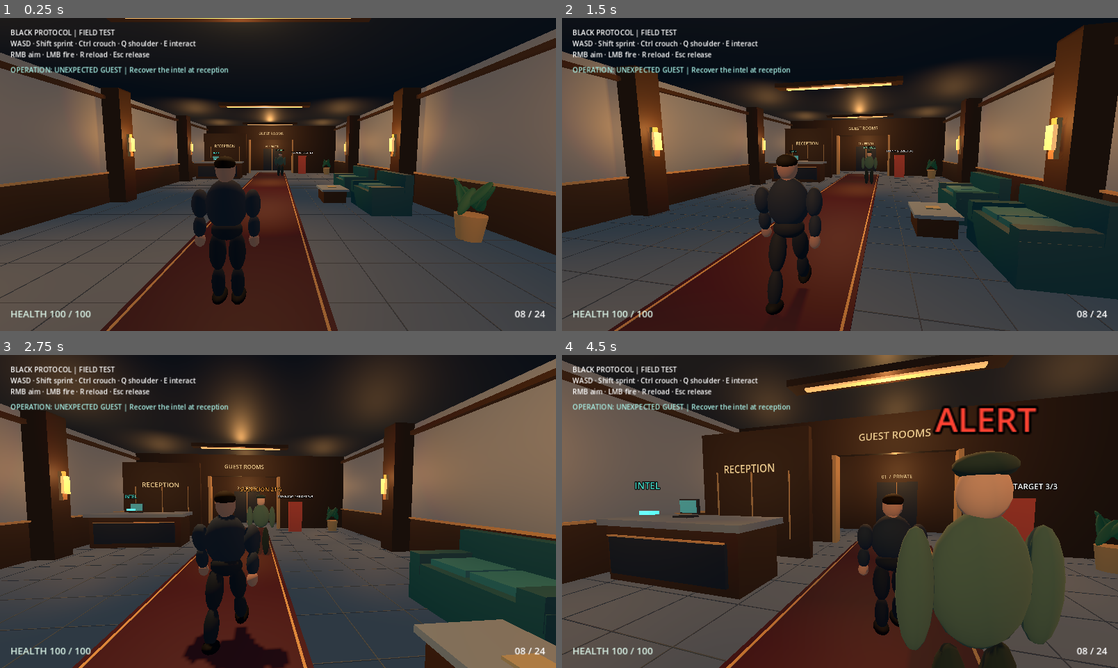
Above: before the commit, frames 1-4 (two rows, left to right).
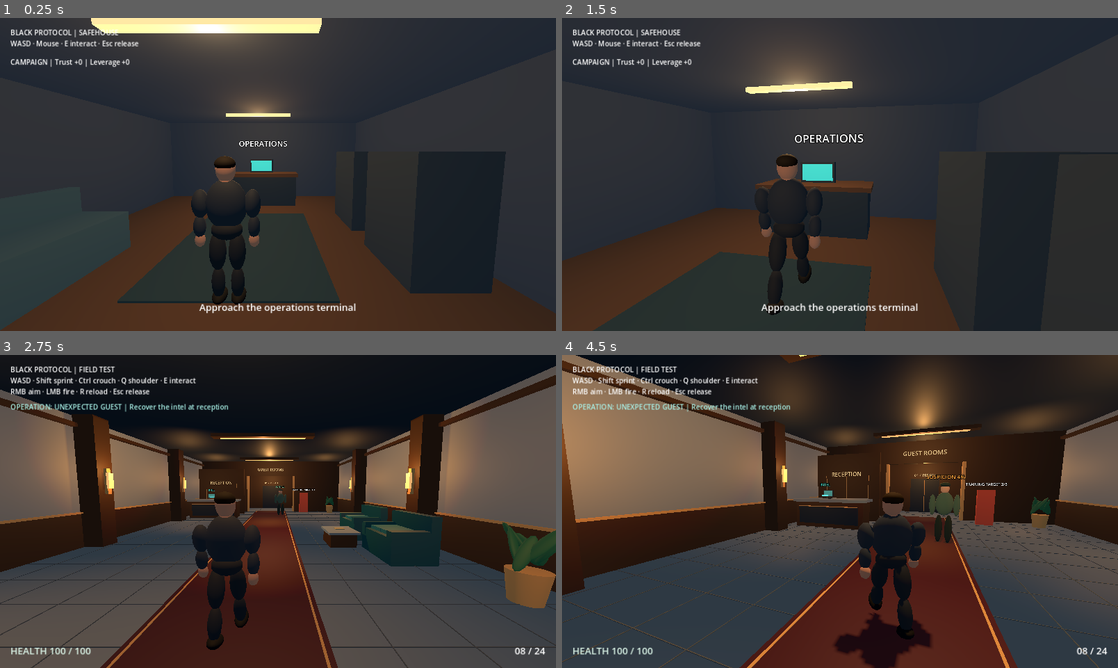
Above: after the commit, the same moments.

Repository: evilsysadmin/ShadowOps-black-protocol
Game: Godot game, scene res://scenes/safehouse.tscn
Same seed, same stepped clock (60 frames per second), same inputs: the game is played once before the commit and once after it. Before the commit the project starts from res://scenes/hotel.tscn.
Inputs (mouse positions are in pixels of both pictures, inside the frame that each line leads up to):
- Up to frame 1 (0.25 s): no input
- Up to frame 2 (1.5 s): tap Enter at 0.5 s; move the mouse to (867, 174) at 0.52 s; hold W from 0.53 s (still down); tap R at 0.6 s; click (867, 174) at 0.67 s; tap E at 0.8, 1.35 s; move the mouse to (812, 174) at 1.27 s; click (812, 174) at 1.42 s
- Up to frame 3 (2.75 s): keep holding W; tap R at 1.55, 2.1 s; move the mouse to (289, 505) at 2.02 s; click (289, 505) at 2.17 s; tap E at 2.3 s
- Up to frame 4 (4.5 s): keep holding W; move the mouse to (834, 517) at 2.77 s; tap E at 2.85, 3.8 s; click (834, 517) at 2.92 s; tap R at 3.05 s; move the mouse to (878, 514) at 3.52 s; tap Q at 3.6 s; click (878, 514) at 3.67 s; move the mouse to (795, 508) at 4.27 s; tap Ctrl at 4.35 s; click (795, 508) at 4.42 s

The runs differ from the first frame. In frame 1, 87% of the frame differs, in the area x 0-100%, y 0-100%; in frame 2, 87%; in frame 3, 60%; in frame 4, 61%.

Commit message:
feat: walkable safehouse and deployment loop

Diff:
--- a/project.godot
+++ b/project.godot
@@ -3,7 +3,7 @@
 
 [application]
 config/name="ShadowOps: Black Protocol"
-run/main_scene="res://scenes/hotel.tscn"
+run/main_scene="res://scenes/safehouse.tscn"
 
 [autoload]
 Campaign="*res://scripts/campaign.gd"
--- /dev/null
+++ b/scenes/safehouse.tscn
@@ -0,0 +1,6 @@
+[gd_scene load_steps=2 format=3]
+
+[ext_resource type="Script" path="res://scripts/safehouse.gd" id="1"]
+
+[node name="Safehouse" type="Node3D"]
+script = ExtResource("1")
--- a/scripts/agent.gd
+++ b/scripts/agent.gd
@@ -16,6 +16,7 @@
 var stride := 0.0
 var shoulder := 1.0
 var controls_enabled := true
+var field_mode := true
 var combat: Node
 var aiming := false
 var boom: SpringArm3D
@@ -68,14 +69,18 @@
 	camera.fov = 70.0
 	camera.current = true
 	boom.add_child(camera)
-	combat = Node.new()
-	combat.set_script(preload("res://scripts/combat.gd"))
-	add_child(combat)
+	if field_mode:
+		combat = Node.new()
+		combat.set_script(preload("res://scripts/combat.gd"))
+		add_child(combat)
 	var hud := CanvasLayer.new()
 	add_child(hud)
 	var label := Label.new()
 	label.position = Vector2(24, 22)
 	label.text = "BLACK PROTOCOL | FIELD TEST\nWASD · Shift sprint · Ctrl crouch · Q shoulder · E interact\nRMB aim · LMB fire · R reload · Esc release"
+	if not field_mode:
+		label.text = "BLACK PROTOCOL | SAFEHOUSE\nWASD · Mouse · E interact · Esc release"
+	label.mouse_filter = Control.MOUSE_FILTER_IGNORE
 	hud.add_child(label)
 	health_label = Label.new()
 	health_label.mouse_filter = Control.MOUSE_FILTER_IGNORE
@@ -87,6 +92,7 @@
 	health_label.offset_right = 220
 	health_label.add_theme_font_size_override("font_size", 22)
 	refresh_health()
+	health_label.visible = field_mode
 	damage_overlay = ColorRect.new()
 	damage_overlay.color = Color(0.75, 0.08, 0.06, 0.0)
 	damage_overlay.mouse_filter = Control.MOUSE_FILTER_IGNORE
@@ -139,14 +145,14 @@
 	if event is InputEventKey and event.pressed and not event.echo:
 		if event.keycode == KEY_ESCAPE:
 			Input.mouse_mode = Input.MOUSE_MODE_VISIBLE
-		elif event.physical_keycode == KEY_R and Input.mouse_mode == Input.MOUSE_MODE_CAPTURED:
+		elif field_mode and event.physical_keycode == KEY_R and Input.mouse_mode == Input.MOUSE_MODE_CAPTURED:
 			combat.request_reload()
 		elif event.physical_keycode == KEY_Q:
 			shoulder *= -1.0
 	elif event is InputEventMouseButton and event.pressed and event.button_index == MOUSE_BUTTON_LEFT:
 		if Input.mouse_mode != Input.MOUSE_MODE_CAPTURED:
 			Input.mouse_mode = Input.MOUSE_MODE_CAPTURED
-		elif aiming:
+		elif field_mode and aiming:
 			combat.request_shot()
 	elif event is InputEventMouseMotion and Input.mouse_mode == Input.MOUSE_MODE_CAPTURED:
 		rotate_y(-event.relative.x * SENSITIVITY)
@@ -156,7 +162,7 @@
 	damage_flash = move_toward(damage_flash, 0.0, delta * 1.8)
 	damage_overlay.color.a = damage_flash
 	var axes := Vector2.ZERO
-	aiming = controls_enabled and Input.mouse_mode == Input.MOUSE_MODE_CAPTURED and Input.is_mouse_button_pressed(MOUSE_BUTTON_RIGHT)
+	aiming = field_mode and controls_enabled and Input.mouse_mode == Input.MOUSE_MODE_CAPTURED and Input.is_mouse_button_pressed(MOUSE_BUTTON_RIGHT)
 	if controls_enabled and Input.mouse_mode == Input.MOUSE_MODE_CAPTURED:
 		axes = Vector2(
 			float(Input.is_physical_key_pressed(KEY_D) or Input.is_physical_key_pressed(KEY_RIGHT)) - float(Input.is_physical_key_pressed(KEY_A) or Input.is_physical_key_pressed(KEY_LEFT)),
@@ -216,7 +222,7 @@
 	return get_world_3d().direct_space_state.intersect_shape(query, 1).is_empty()
 
 func receive_damage(amount: int) -> void:
-	if not controls_enabled or amount <= 0:
+	if not field_mode or not controls_enabled or amount <= 0:
 		return
 	health = maxi(0, health - amount)
 	damage_flash = 0.30
--- a/scripts/mission.gd
+++ b/scripts/mission.gd
@@ -109,7 +109,7 @@
 			refresh_objective()
 			return
 	if event.physical_keycode == KEY_R and (stage == Stage.COMPLETE or stage == Stage.FAILED):
-		get_tree().reload_current_scene()
+		get_tree().change_scene_to_file("res://scenes/safehouse.tscn")
 	elif event.physical_keycode == KEY_E and Input.mouse_mode == Input.MOUSE_MODE_CAPTURED:
 		interact_requested = true
 
@@ -200,7 +200,7 @@
 			elif not Campaign.specialization.is_empty():
 				decision_label.text += "\nSpecialization: " + Campaign.specialization.capitalize() + " (active next deployment)"
 			decision_label.show()
-			prompt.text = "Mission complete — press R to replay"
+			prompt.text = "Mission complete — press R to return to safehouse"
 		Stage.FAILED:
 			objective.text = "OPERATION FAILED | Agent incapacitated"
-			prompt.text = "Compromised — press R to retry"
+			prompt.text = "Compromised — press R to return to safehouse"
--- /dev/null
+++ b/scripts/safehouse.gd
@@ -0,0 +1,111 @@
+extends Node3D
+
+const TERMINAL := Vector3(0, 1.25, -3.0)
+const WALL := Color(0.19, 0.22, 0.25)
+const WOOD := Color(0.29, 0.19, 0.13)
+const METAL := Color(0.13, 0.17, 0.19)
+var player: CharacterBody3D
+var prompt: Label
+var requested := false
+
+func _ready() -> void:
+	var world := WorldEnvironment.new()
+	world.environment = Environment.new()
+	world.environment.background_mode = Environment.BG_COLOR
+	world.environment.background_color = Color(0.06, 0.08, 0.11)
+	world.environment.ambient_light_source = Environment.AMBIENT_SOURCE_COLOR
+	world.environment.ambient_light_color = Color(0.66, 0.76, 0.88)
+	world.environment.ambient_light_energy = 0.8
+	add_child(world)
+	block(Vector3(0, -0.15, 0), Vector3(8, 0.3, 10), WOOD)
+	block(Vector3(0, 3.2, 0), Vector3(8, 0.2, 10), WALL)
+	for side in [-1.0, 1.0]:
+		block(Vector3(side * 4, 1.6, 0), Vector3(0.2, 3.2, 10), WALL)
+		block(Vector3(0, 1.6, side * 5), Vector3(8, 3.2, 0.2), WALL)
+	block(Vector3(0, 0.52, -3.65), Vector3(2.5, 1.04, 0.95), METAL)
+	block(Vector3(0, 1.08, -3.65), Vector3(2.65, 0.10, 1.05), WOOD)
+	block(Vector3(0, 1.38, -3.75), Vector3(0.85, 0.5, 0.12), METAL, false)
+	block(Vector3(0, 1.38, -3.68), Vector3(0.75, 0.4, 0.02), Color(0.18, 0.65, 0.62), false, true)
+	block(Vector3(-2.9, 0.36, 1.5), Vector3(1.1, 0.72, 2.4), Color(0.18, 0.27, 0.28))
+	block(Vector3(-3.38, 0.86, 1.5), Vector3(0.22, 0.7, 2.4), Color(0.18, 0.27, 0.28))
+	block(Vector3(2.95, 0.95, -1.4), Vector3(1.1, 1.9, 1.6), METAL)
+	block(Vector3(2.95, 0.95, 1.0), Vector3(1.1, 1.9, 1.6), METAL)
+	block(Vector3(0, 0.02, 0), Vector3(2.8, 0.03, 4.0), Color(0.11, 0.19, 0.20), false)
+	for z in [-2.5, 2.5]:
+		var light := OmniLight3D.new()
+		light.position = Vector3(0, 2.85, z)
+		light.light_color = Color(1.0, 0.78, 0.52)
+		light.light_energy = 2.1
+		light.omni_range = 7.0
+		add_child(light)
+		block(Vector3(0, 3.04, z), Vector3(2.0, 0.08, 0.15), Color(1.0, 0.78, 0.52), false, true)
+	var sign_label := Label3D.new()
+	sign_label.text = "OPERATIONS"
+	sign_label.position = Vector3(0, 2.25, -4.75)
+	sign_label.font_size = 54
+	sign_label.pixel_size = 0.006
+	add_child(sign_label)
+	player = CharacterBody3D.new()
+	player.name = "Agent"
+	player.set_script(preload("res://scripts/agent.gd"))
+	player.set("field_mode", false)
+	player.position = Vector3(0, 0.05, 2)
+	add_child(player)
+	var hud := CanvasLayer.new()
+	hud.layer = 2
+	add_child(hud)
+	var dossier := Label.new()
+	dossier.position = Vector2(24, 90)
+	dossier.mouse_filter = Control.MOUSE_FILTER_IGNORE
+	dossier.text = "CAMPAIGN | Trust %+d | Leverage %+d" % [Campaign.handler_trust(), Campaign.independent_leverage()]
+	if not Campaign.specialization.is_empty():
+		dossier.text += " | " + Campaign.specialization.capitalize()
+	hud.add_child(dossier)
+	prompt = Label.new()
+	prompt.mouse_filter = Control.MOUSE_FILTER_IGNORE
+	hud.add_child(prompt)
+	prompt.set_anchors_and_offsets_preset(Control.PRESET_CENTER_BOTTOM)
+	prompt.offset_left = -260
+	prompt.offset_right = 260
+	prompt.offset_top = -70
+	prompt.offset_bottom = -20
+	prompt.horizontal_alignment = HORIZONTAL_ALIGNMENT_CENTER
+	prompt.add_theme_font_size_override("font_size", 22)
+
+func _unhandled_input(event: InputEvent) -> void:
+	if event is InputEventKey and event.pressed and not event.echo and event.physical_keycode == KEY_E:
+		requested = true
+
+func _physics_process(_delta: float) -> void:
+	var origin := player.global_position + Vector3(0, 1.25, 0)
+	var nearby := origin.distance_to(TERMINAL) <= 1.65
+	prompt.text = "[E] Operations terminal" if nearby else "Approach the operations terminal"
+	if requested and nearby and Input.mouse_mode == Input.MOUSE_MODE_CAPTURED:
+		requested = false
+		get_tree().call_deferred("change_scene_to_file", "res://scenes/hotel.tscn")
+		return
+	requested = false
+
+func block(at: Vector3, dimensions: Vector3, tint: Color, solid := true, glow := false) -> void:
+	var root := Node3D.new()
+	if solid:
+		root = StaticBody3D.new()
+	root.position = at
+	add_child(root)
+	var mesh := MeshInstance3D.new()
+	var geometry := BoxMesh.new()
+	geometry.size = dimensions
+	mesh.mesh = geometry
+	var mat := StandardMaterial3D.new()
+	mat.albedo_color = tint
+	if glow:
+		mat.emission_enabled = true
+		mat.emission = tint
+	mesh.material_override = mat
+	root.add_child(mesh)
+	if solid:
+		var collider := CollisionShape3D.new()
+		var bounds := BoxShape3D.new()
+		bounds.size = dimensions
+		collider.shape = bounds
+		root.add_child(collider)
